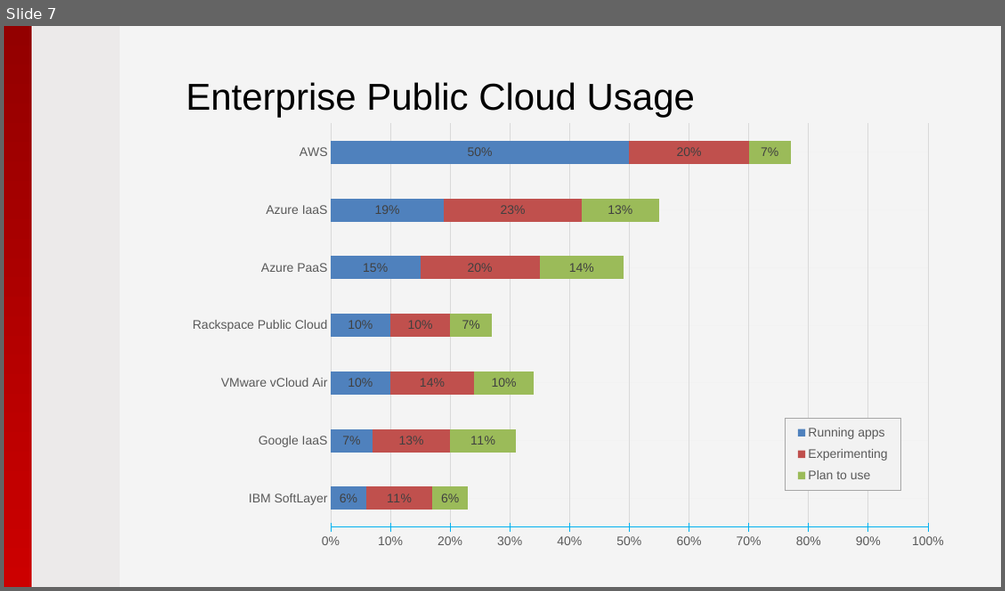
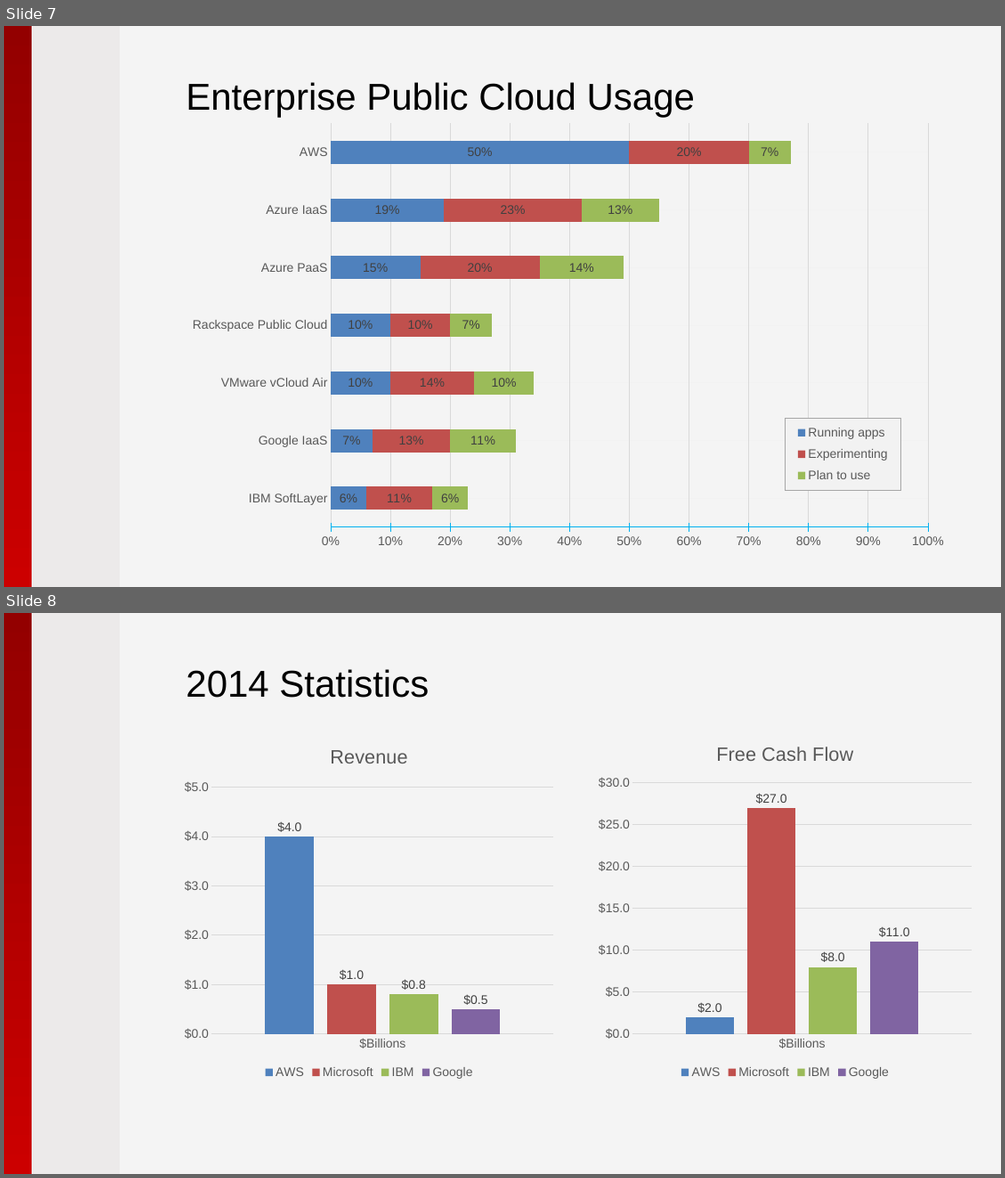
Before and after one commit to pryabov/Hackathon-2015, a slide deck: Presentation/2015 - Microsoft Azure.pptx. Shown one above the other, each under a label of ours: slide 7 before the commit, slides 7 and 8 after it. The pictures are 1005x591 and 1005x1178 pixels, drawn with LibreOffice and Linux fonts; fonts in the diff are those of the drawing; background and template pictures are left out. Boxes give left, top, right and bottom in pixels: in the first picture for what was removed or moved away, otherwise in the second. Text is boxed around its words. In the diff, an @@ line names an element or a change of style, - is before the commit and + after.

```diff
--- a/Presentation/2015 - Microsoft Azure.pptx
+++ b/Presentation/2015 - Microsoft Azure.pptx
@@ slide 8 added at [4,613,1001,1174], background #F4F4F4; not listed: 2 template elements that a slide beside it also shows @@
@@ title added at [186,669,429,698], 36 pt, text #000000 @@
+2014 Statistics
@@ column chart added at [177,729,561,1082] @@
+title "Revenue "
+categories: $Billions
+AWS: 4
+Microsoft: 1
+IBM: 0.8
+Google: 0.5
@@ column chart added at [591,729,979,1082] @@
+title "Free Cash Flow "
+categories: $Billions
+AWS: 2
+Microsoft: 27
+IBM: 8
+Google: 11
```
Also in this commit, not shown: 1 slide changed, 3 other slides added, 2 other files.
